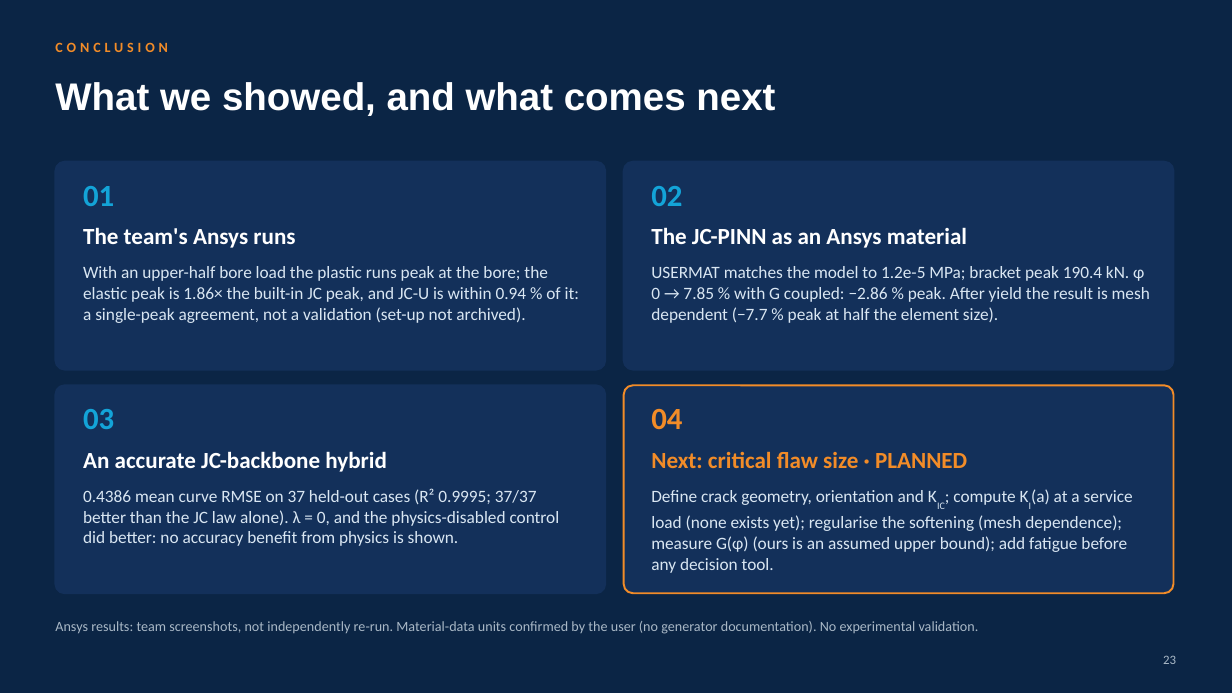
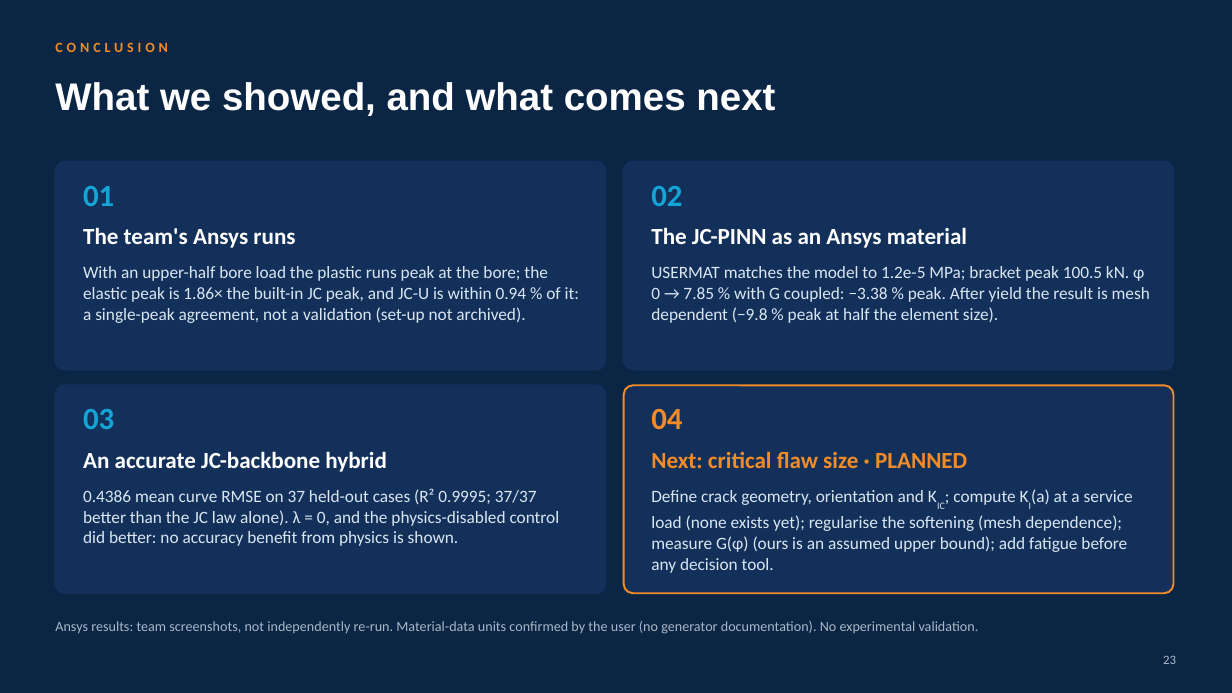
Before and after one commit to SaravananRamar06/MMM-ML, a slide deck: slide 23 of presentation/Final Presentation - Porosity in an AM Wing Bracket (corrected).pptx. Drawn at 1232x693 pixels with LibreOffice and Linux fonts; fonts in the diff are those of the drawing. Boxes give left, top, right and bottom in pixels: in the first picture for what was removed or moved away, otherwise in the second. Text is boxed around its words. In the diff, an @@ line names an element or a change of style, - is before the commit and + after.

```diff
--- a/presentation/Final Presentation - Porosity in an AM Wing Bracket (corrected).pptx
+++ b/presentation/Final Presentation - Porosity in an AM Wing Bracket (corrected).pptx
@@ text at (x1=651, y1=266, x2=1150, y2=323): text changed @@
-USERMAT matches the model to 1.2e-5 MPa; bracket peak 190.4 kN. φ 0 → 7.85 % with G coupled: −2.86 % peak. After yield the result is mesh dependent (−7.7 % peak at half the element size).
+USERMAT matches the model to 1.2e-5 MPa; bracket peak 100.5 kN. φ 0 → 7.85 % with G coupled: −3.38 % peak. After yield the result is mesh dependent (−9.8 % peak at half the element size).
```
Also in this commit, not shown: 3 other slides changed, 32 other files.
